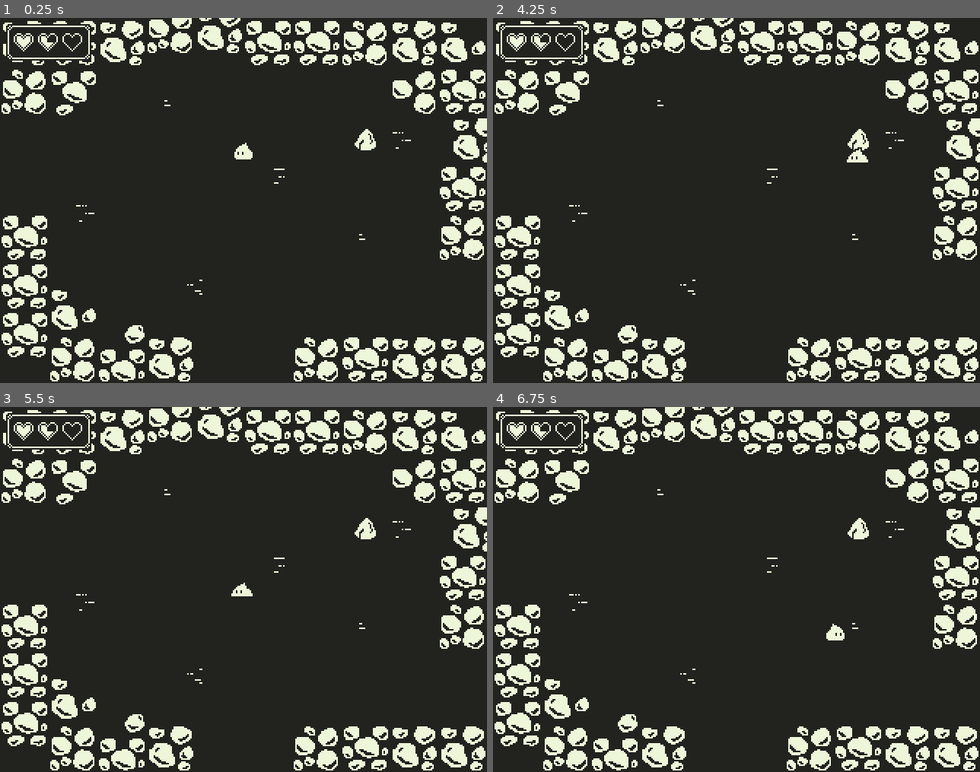
Above: before the commit, frames 1-4 (two rows, left to right).
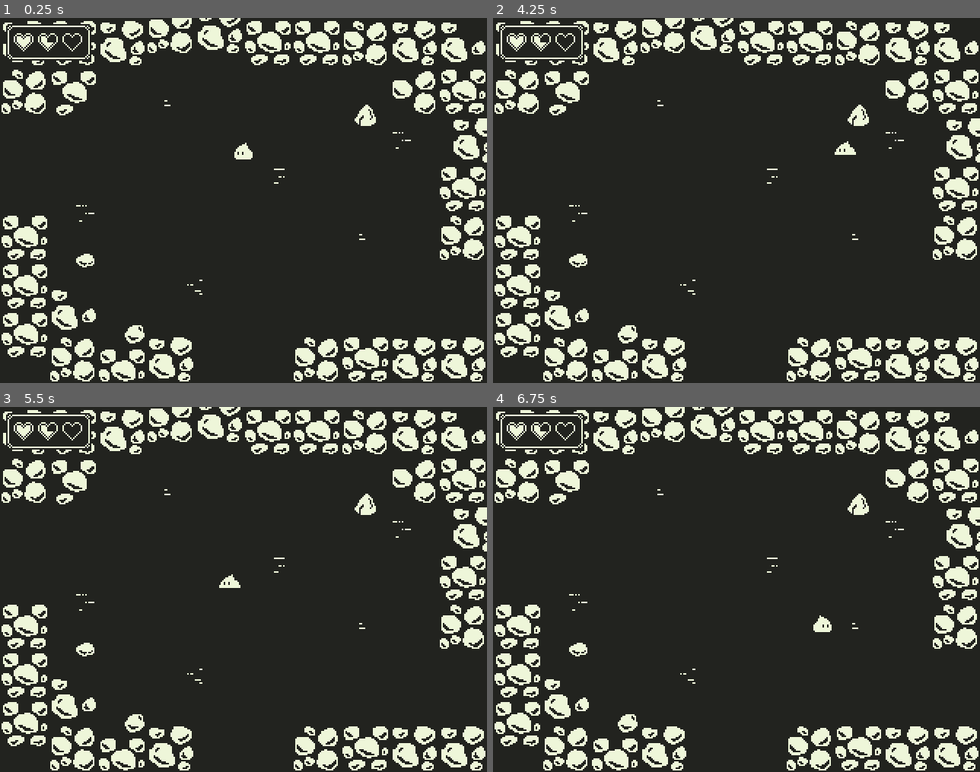
Above: after the commit, the same moments.

Repository: dweckerly/1bit
Game: Godot game, scene res://scenes/world/area-0.tscn
Same seed, same stepped clock (60 frames per second), same inputs: the game is played once before the commit and once after it.
Inputs:
- Up to frame 1 (0.25 s): no input
- Up to frame 2 (4.25 s): tap Enter (ui_accept) at 0.5, 0.77, 1.52, 3.02, 3.77 s; hold Right (ui_right) 0.53-1.28 s; hold Down (ui_down) 1.28-2.03 s; hold Right (ui_right) 2.03-2.78 s; hold Up (ui_up) 2.78-3.53 s; hold Left (ui_left) from 3.53 s (still down)
- Up to frame 3 (5.5 s): tap Enter (ui_accept) at 4.52 s; release Left (ui_left) at 5.03 s; hold Down (ui_down) from 5.03 s (still down)
- Up to frame 4 (6.75 s): release Down (ui_down) at 5.78 s; hold Right (ui_right) 5.78-6.53 s; tap Enter (ui_accept) at 6.02 s; hold Up (ui_up) from 6.53 s (still down)

The runs differ from the first frame. In frame 1, 0.4% of the frame differs, in the area x 15-78%, y 23-69%; in frame 2, 0.6%; in frame 3, 0.6%; in frame 4, 0.6%.

Commit message:
rocky area updates

Diff:
--- /dev/null
+++ b/scenes/environment/rocks/rock-cluster-small-0.tscn
@@ -0,0 +1,16 @@
+[gd_scene load_steps=3 format=2]
+
+[ext_resource path="res://art/environment/rocks/rock-cluster-small-0.png" type="Texture" id=1]
+
+[sub_resource type="RectangleShape2D" id=1]
+extents = Vector2( 7, 10 )
+
+[node name="rock-cluster-small-0" type="StaticBody2D"]
+
+[node name="Sprite" type="Sprite" parent="."]
+position = Vector2( 0, -8 )
+texture = ExtResource( 1 )
+
+[node name="CollisionShape2D" type="CollisionShape2D" parent="."]
+position = Vector2( 0, -8 )
+shape = SubResource( 1 )
--- /dev/null
+++ b/scenes/environment/rocks/rock-cluster-small-1.tscn
@@ -0,0 +1,16 @@
+[gd_scene load_steps=3 format=2]
+
+[ext_resource path="res://art/environment/rocks/rock-cluster-small-1.png" type="Texture" id=1]
+
+[sub_resource type="RectangleShape2D" id=1]
+extents = Vector2( 8.5, 10 )
+
+[node name="rock-cluster-small-1" type="StaticBody2D"]
+
+[node name="Sprite" type="Sprite" parent="."]
+position = Vector2( 0, -8 )
+texture = ExtResource( 1 )
+
+[node name="CollisionShape2D" type="CollisionShape2D" parent="."]
+position = Vector2( 0.5, -8 )
+shape = SubResource( 1 )
--- /dev/null
+++ b/scenes/environment/rocks/rock-cluster-small-2.tscn
@@ -0,0 +1,16 @@
+[gd_scene load_steps=3 format=2]
+
+[ext_resource path="res://art/environment/rocks/rock-cluster-small-2.png" type="Texture" id=1]
+
+[sub_resource type="RectangleShape2D" id=1]
+extents = Vector2( 8.5, 8.5 )
+
+[node name="rock-cluster-small-2" type="StaticBody2D"]
+
+[node name="Sprite" type="Sprite" parent="."]
+position = Vector2( 0, -8 )
+texture = ExtResource( 1 )
+
+[node name="CollisionShape2D" type="CollisionShape2D" parent="."]
+position = Vector2( 0.5, -8.5 )
+shape = SubResource( 1 )
--- a/scenes/world/area-0.tscn
+++ b/scenes/world/area-0.tscn
@@ -15,6 +15,7 @@
 [ext_resource path="res://scenes/environment/rocks/rock-cluster-0.tscn" type="PackedScene" id=13]
 [ext_resource path="res://scenes/environment/rocks/rock-cluster-1.tscn" type="PackedScene" id=14]
 [ext_resource path="res://scenes/environment/rocks/rock-cluster-2.tscn" type="PackedScene" id=15]
+[ext_resource path="res://scenes/environment/rocks/rock-2.tscn" type="PackedScene" id=16]
 
 [node name="YSort" type="YSort"]
 script = ExtResource( 10 )
@@ -129,7 +130,7 @@
 position = Vector2( 320, 184 )
 
 [node name="rock-1" parent="." instance=ExtResource( 3 )]
-position = Vector2( 240, 80 )
+position = Vector2( 240, 64 )
 
 [node name="rock-0" parent="." instance=ExtResource( 12 )]
 position = Vector2( 88, 208 )
@@ -145,3 +146,6 @@
 
 [node name="rock-cluster-3" parent="." instance=ExtResource( 15 )]
 position = Vector2( 48, 48 )
+
+[node name="rock-2" parent="." instance=ExtResource( 16 )]
+position = Vector2( 56, 160 )
--- a/scenes/world/area-1.tscn
+++ b/scenes/world/area-1.tscn
@@ -17,13 +17,19 @@
 [ext_resource path="res://scenes/environment/rocks/rock-0.tscn" type="PackedScene" id=15]
 [ext_resource path="res://art/environment/ground/dirt-2.png" type="Texture" id=16]
 [ext_resource path="res://scenes/world/Portals/Portal-Vertical.tscn" type="PackedScene" id=17]
+[ext_resource path="res://scenes/environment/rocks/rock-cluster-1.tscn" type="PackedScene" id=18]
+[ext_resource path="res://scenes/environment/rocks/rock-3.tscn" type="PackedScene" id=19]
+[ext_resource path="res://scenes/environment/rocks/rock-cluster-small-1.tscn" type="PackedScene" id=20]
+[ext_resource path="res://scenes/environment/rocks/rock-cluster-small-2.tscn" type="PackedScene" id=21]
+[ext_resource path="res://scenes/environment/rocks/rock-cluster-small-0.tscn" type="PackedScene" id=22]
+[ext_resource path="res://scenes/environment/rocks/rock-cluster-2.tscn" type="PackedScene" id=23]
 
 [node name="YSort" type="YSort"]
 
 [node name="dirt" type="Node2D" parent="."]
 
 [node name="Dirt-11" type="Sprite" parent="dirt"]
-position = Vector2( 48, 56 )
+position = Vector2( 136, 192 )
 texture = ExtResource( 10 )
 
 [node name="Dirt-3" type="Sprite" parent="dirt"]
@@ -64,7 +70,7 @@
 position = Vector2( 16, 48 )
 
 [node name="rock-wall-5" parent="rock wall" instance=ExtResource( 4 )]
-position = Vector2( 16, 80 )
+position = Vector2( 8, 80 )
 
 [node name="rock-wall-6" parent="rock wall" instance=ExtResource( 1 )]
 position = Vector2( 16, 112 )
@@ -73,7 +79,7 @@
 position = Vector2( 208, 16 )
 
 [node name="rock-wall-8" parent="rock wall" instance=ExtResource( 4 )]
-position = Vector2( 240, 16 )
+position = Vector2( 240, 8 )
 
 [node name="rock-wall-9" parent="rock wall" instance=ExtResource( 3 )]
 position = Vector2( 272, 16 )
@@ -87,47 +93,71 @@
 [node name="rock-wall-14" parent="rock wall" instance=ExtResource( 4 )]
 position = Vector2( 16, 144 )
 
-[node name="rock-wall-15" parent="rock wall" instance=ExtResource( 4 )]
-position = Vector2( 16, 176 )
-
 [node name="rock-wall-16" parent="rock wall" instance=ExtResource( 3 )]
-position = Vector2( 48, 176 )
+position = Vector2( 48, 240 )
 
 [node name="rock-wall-17" parent="rock wall" instance=ExtResource( 1 )]
-position = Vector2( 304, 144 )
+position = Vector2( 304, 80 )
 
 [node name="rock-wall-18" parent="rock wall" instance=ExtResource( 4 )]
 position = Vector2( 304, 176 )
 
 [node name="rock-wall-19" parent="rock wall" instance=ExtResource( 1 )]
-position = Vector2( 272, 176 )
+position = Vector2( 272, 232 )
 
 [node name="rock-wall-20" parent="rock wall" instance=ExtResource( 3 )]
-position = Vector2( 240, 176 )
+position = Vector2( 240, 240 )
 
 [node name="rock-wall-21" parent="rock wall" instance=ExtResource( 4 )]
-position = Vector2( 80, 176 )
+position = Vector2( 80, 232 )
 
 [node name="rock-wall-22" parent="rock wall" instance=ExtResource( 3 )]
-position = Vector2( 112, 176 )
+position = Vector2( 112, 232 )
 
 [node name="rock-wall-23" parent="rock wall" instance=ExtResource( 1 )]
-position = Vector2( 208, 176 )
+position = Vector2( 208, 232 )
+
+[node name="rock-wall-12" parent="rock wall" instance=ExtResource( 4 )]
+position = Vector2( 48, 48 )
+
+[node name="rock-cluster-2" parent="rock wall" instance=ExtResource( 23 )]
+position = Vector2( 80, 48 )
+
+[node name="rock-wall-13" parent="rock wall" instance=ExtResource( 3 )]
+position = Vector2( 8, 208 )
+
+[node name="rock-cluster-small-2" parent="rock wall" instance=ExtResource( 21 )]
+position = Vector2( 32, 224 )
+
+[node name="rock-wall-24" parent="rock wall" instance=ExtResource( 1 )]
+position = Vector2( 16, 240 )
+
+[node name="rock-wall-25" parent="rock wall" instance=ExtResource( 4 )]
+position = Vector2( 304, 208 )
+
+[node name="rock-cluster-small-1" parent="rock wall" instance=ExtResource( 20 )]
+position = Vector2( 280, 216 )
+
+[node name="rock-cluster-small-0" parent="rock wall" instance=ExtResource( 22 )]
+position = Vector2( 40, 136 )
+
+[node name="rock-cluster-1" parent="rock wall" instance=ExtResource( 18 )]
+position = Vector2( 8, 176 )
 
 [node name="1-North" parent="." instance=ExtResource( 2 )]
 position = Vector2( 160, 0 )
 
 [node name="1-South" parent="." instance=ExtResource( 2 )]
-position = Vector2( 160, 184 )
+position = Vector2( 160, 240 )
 
 [node name="1-East" parent="." instance=ExtResource( 17 )]
-position = Vector2( 320, 96 )
+position = Vector2( 320, 128 )
 
 [node name="fence" parent="." instance=ExtResource( 6 )]
-position = Vector2( 104, 104 )
+position = Vector2( 104, 168 )
 
 [node name="fence2" parent="." instance=ExtResource( 7 )]
-position = Vector2( 120, 104 )
+position = Vector2( 120, 168 )
 
 [node name="fence4" parent="." instance=ExtResource( 8 )]
 position = Vector2( 192, 136 )
@@ -139,13 +169,16 @@
 position = Vector2( 208, 136 )
 
 [node name="rock-0" parent="." instance=ExtResource( 15 )]
-position = Vector2( 80, 48 )
+position = Vector2( 40, 72 )
 
 [node name="rock-1" parent="." instance=ExtResource( 14 )]
-position = Vector2( 272, 136 )
+position = Vector2( 232, 216 )
+
+[node name="rock-2" parent="." instance=ExtResource( 19 )]
+position = Vector2( 248, 32 )
 
 [node name="hood-0" parent="." instance=ExtResource( 5 )]
-position = Vector2( 264, 80 )
+position = Vector2( 256, 96 )
 __meta__ = {
 "_edit_group_": true
 }
--- a/scenes/world/area-2.tscn
+++ b/scenes/world/area-2.tscn
@@ -22,11 +22,11 @@
 texture = ExtResource( 5 )
 
 [node name="Dirt-3" type="Sprite" parent="dirt"]
-position = Vector2( 24, 72 )
+position = Vector2( 24, 96 )
 texture = ExtResource( 8 )
 
 [node name="Dirt-4" type="Sprite" parent="dirt"]
-position = Vector2( 80, 96 )
+position = Vector2( 80, 128 )
 texture = ExtResource( 7 )
 
 [node name="Dirt-5" type="Sprite" parent="dirt"]
@@ -36,103 +36,103 @@
 [node name="rock wall" type="Node2D" parent="."]
 
 [node name="rock-wall-0" parent="rock wall" instance=ExtResource( 1 )]
-position = Vector2( 16, 16 )
+position = Vector2( 16, 40 )
 
 [node name="rock-wall-1" parent="rock wall" instance=ExtResource( 3 )]
-position = Vector2( 16, 48 )
+position = Vector2( 16, 72 )
 
 [node name="rock-wall-2" parent="rock wall" instance=ExtResource( 4 )]
-position = Vector2( 16, 144 )
+position = Vector2( 16, 168 )
 
 [node name="rock-wall-3" parent="rock wall" instance=ExtResource( 3 )]
-position = Vector2( 16, 176 )
+position = Vector2( 16, 200 )
 
 [node name="rock-wall-4" parent="rock wall" instance=ExtResource( 1 )]
-position = Vector2( 48, 144 )
+position = Vector2( 48, 168 )
 
 [node name="rock-wall-5" parent="rock wall" instance=ExtResource( 4 )]
-position = Vector2( 80, 144 )
+position = Vector2( 80, 168 )
 
 [node name="rock-wall-6" parent="rock wall" instance=ExtResource( 3 )]
-position = Vector2( 48, 48 )
+position = Vector2( 48, 72 )
 
 [node name="rock-wall-7" parent="rock wall" instance=ExtResource( 1 )]
-position = Vector2( 80, 48 )
+position = Vector2( 80, 72 )
 
 [node name="rock-wall-8" parent="rock wall" instance=ExtResource( 4 )]
-position = Vector2( 112, 48 )
+position = Vector2( 112, 72 )
 
 [node name="rock-wall-9" parent="rock wall" instance=ExtResource( 3 )]
-position = Vector2( 112, 144 )
+position = Vector2( 112, 168 )
 
 [node name="rock-wall-10" parent="rock wall" instance=ExtResource( 3 )]
-position = Vector2( 48, 16 )
+position = Vector2( 48, 40 )
 
 [node name="rock-wall-11" parent="rock wall" instance=ExtResource( 4 )]
-position = Vector2( 80, 16 )
+position = Vector2( 80, 40 )
 
 [node name="rock-wall-12" parent="rock wall" instance=ExtResource( 1 )]
-position = Vector2( 112, 16 )
+position = Vector2( 112, 40 )
 
 [node name="rock-wall-13" parent="rock wall" instance=ExtResource( 3 )]
-position = Vector2( 48, 176 )
+position = Vector2( 48, 200 )
 
 [node name="rock-wall-14" parent="rock wall" instance=ExtResource( 4 )]
-position = Vector2( 80, 176 )
+position = Vector2( 80, 200 )
 
 [node name="rock-wall-15" parent="rock wall" instance=ExtResource( 3 )]
-position = Vector2( 112, 176 )
+position = Vector2( 112, 200 )
 
 [node name="rock-wall-16" parent="rock wall" instance=ExtResource( 1 )]
-position = Vector2( 144, 144 )
+position = Vector2( 144, 168 )
 
 [node name="rock-wall-17" parent="rock wall" instance=ExtResource( 3 )]
-position = Vector2( 176, 144 )
+position = Vector2( 176, 168 )
 
 [node name="rock-wall-18" parent="rock wall" instance=ExtResource( 4 )]
-position = Vector2( 208, 144 )
+position = Vector2( 208, 168 )
 
 [node name="rock-wall-19" parent="rock wall" instance=ExtResource( 4 )]
-position = Vector2( 144, 16 )
+position = Vector2( 144, 40 )
 
 [node name="rock-wall-20" parent="rock wall" instance=ExtResource( 3 )]
-position = Vector2( 144, 48 )
+position = Vector2( 144, 72 )
 
 [node name="rock-wall-21" parent="rock wall" instance=ExtResource( 1 )]
-position = Vector2( 176, 48 )
+position = Vector2( 176, 72 )
 
 [node name="rock-wall-22" parent="rock wall" instance=ExtResource( 3 )]
-position = Vector2( 176, 16 )
+position = Vector2( 176, 40 )
 
 [node name="rock-wall-23" parent="rock wall" instance=ExtResource( 1 )]
-position = Vector2( 176, 176 )
+position = Vector2( 176, 200 )
 
 [node name="rock-wall-24" parent="rock wall" instance=ExtResource( 3 )]
-position = Vector2( 144, 176 )
+position = Vector2( 144, 200 )
 
 [node name="rock-wall-25" parent="rock wall" instance=ExtResource( 4 )]
-position = Vector2( 208, 48 )
+position = Vector2( 208, 72 )
 
 [node name="rock-wall-26" parent="rock wall" instance=ExtResource( 1 )]
-position = Vector2( 208, 176 )
+position = Vector2( 208, 200 )
 
 [node name="rock-wall-27" parent="rock wall" instance=ExtResource( 4 )]
-position = Vector2( 240, 176 )
+position = Vector2( 240, 200 )
 
 [node name="rock-wall-28" parent="rock wall" instance=ExtResource( 1 )]
-position = Vector2( 240, 144 )
+position = Vector2( 240, 168 )
 
 [node name="rock-wall-29" parent="rock wall" instance=ExtResource( 3 )]
-position = Vector2( 240, 48 )
+position = Vector2( 240, 72 )
 
 [node name="rock-wall-30" parent="rock wall" instance=ExtResource( 4 )]
-position = Vector2( 208, 16 )
+position = Vector2( 208, 40 )
 
 [node name="rock-wall-31" parent="rock wall" instance=ExtResource( 1 )]
-position = Vector2( 240, 16 )
+position = Vector2( 240, 40 )
 
 [node name="rock-wall-32" parent="rock wall" instance=ExtResource( 1 )]
-position = Vector2( 272, -16 )
+position = Vector2( 272, 8 )
 
 [node name="rock-wall-33" parent="rock wall" instance=ExtResource( 1 )]
 position = Vector2( 304, -16 )
@@ -144,7 +144,7 @@
 position = Vector2( 304, 200 )
 
 [node name="2-West" parent="." instance=ExtResource( 2 )]
-position = Vector2( 0, 96 )
+position = Vector2( 0, 120 )
 
 [node name="tree-1" parent="." instance=ExtResource( 9 )]
 position = Vector2( 304, 112 )
@@ -168,10 +168,10 @@
 position = Vector2( 280, 48 )
 
 [node name="stump-0" parent="." instance=ExtResource( 6 )]
-position = Vector2( 232, 88 )
+position = Vector2( 248, 120 )
 
 [node name="2-East" parent="." instance=ExtResource( 12 )]
 position = Vector2( 328, 80 )
 
 [node name="snek" parent="." instance=ExtResource( 11 )]
-position = Vector2( 148, 99 )
+position = Vector2( 144, 120 )
Not shown: 1 places in scenes/world/area-0.tscn that only renumber resources
Not shown: 1 places in scenes/world/area-1.tscn that only renumber resources
